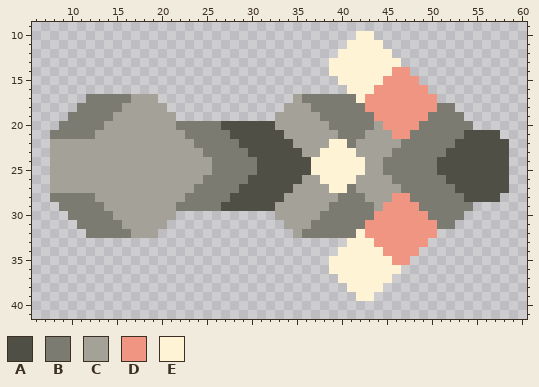
File history of a sprite sheet, sprites/units/spider/jj/Twister-leg-base.png. The first picture shows the starting point.
The file is 70x50 pixels. Shown: x 6..60, y 9..41.
Palette (. is transparent): A #504f45  B #7c7b72  C #a4a298  D #f19583  E #fff3d6
Pixels before, first column x 8:
10 ..................................EE...............
11 .................................EEEE..............
12 ................................EEEEEE.............
13 ...............................EEEEEEEE............
14 ...............................EEEEEEEDD...........
15 ................................EEEEEDDDD..........
16 .................................EEEDDDDDD.........
17 ....BBBBBCCC...............CBBBBBBEDDDDDDDD........
18 ...BBBBBCCCCC.............CCCBBBBBBDDDDDDDDBB......
19 ..BBBBBCCCCCCC...........CCCCCBBBBBBDDDDDDBBBB.....
20 .BBBBBCCCCCCCCBBBBBAAAAAACCCCCCBBBBBCDDDDBBBBBB....
21 BBBBBCCCCCCCCCCBBBBBAAAAAACCCCCCBBBCCCDDBBBBBBAAAA.
22 CCCCCCCCCCCCCCCCBBBBBAAAAAACCCCEEBCCCCCBBBBBBAAAAAA
23 CCCCCCCCCCCCCCCCCBBBBBAAAAAACCEEEECCCCBBBBBBAAAAAAA
24 CCCCCCCCCCCCCCCCCCBBBBBAAAAAAEEEEEECCBBBBBBAAAAAAAA
25 CCCCCCCCCCCCCCCCCCBBBBBAAAAAAEEEEEECCBBBBBBAAAAAAAA
26 CCCCCCCCCCCCCCCCCBBBBBAAAAAACCEEEECCCCBBBBBBAAAAAAA
27 CCCCCCCCCCCCCCCCBBBBBAAAAAACCCCEEBCCCCCBBBBBBAAAAAA
28 BBBBBCCCCCCCCCCBBBBBAAAAAACCCCCCBBBCCCDDBBBBBBAAAA.
29 .BBBBBCCCCCCCCBBBBBAAAAAACCCCCCBBBBBCDDDDBBBBBB....
30 ..BBBBBCCCCCCC...........CCCCCBBBBBBDDDDDDBBBB.....
31 ...BBBBBCCCCC.............CCCBBBBBBDDDDDDDDBB......
32 ....BBBBBCCC...............CBBBBBBEDDDDDDDD........
33 .................................EEEDDDDDD.........
34 ................................EEEEEDDDD..........
35 ...............................EEEEEEEDD...........
36 ...............................EEEEEEEE............
37 ................................EEEEEE.............
38 .................................EEEE..............
39 ..................................EE...............
After the commit:
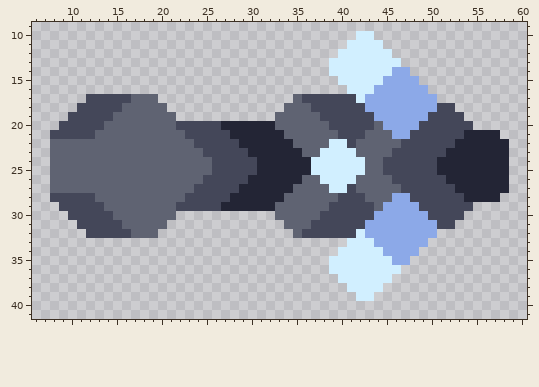
The exact change:
{"colour":"A","old":"#504f45","new":"#232535"}
{"colour":"B","old":"#7c7b72","new":"#444759"}
{"colour":"C","old":"#a4a298","new":"#5f6372"}
{"colour":"D","old":"#f19583","new":"#8ca9e8"}
{"colour":"E","old":"#fff3d6","new":"#d1efff"}
{"label":"changed","picture_box":[50,31,509,301]}
